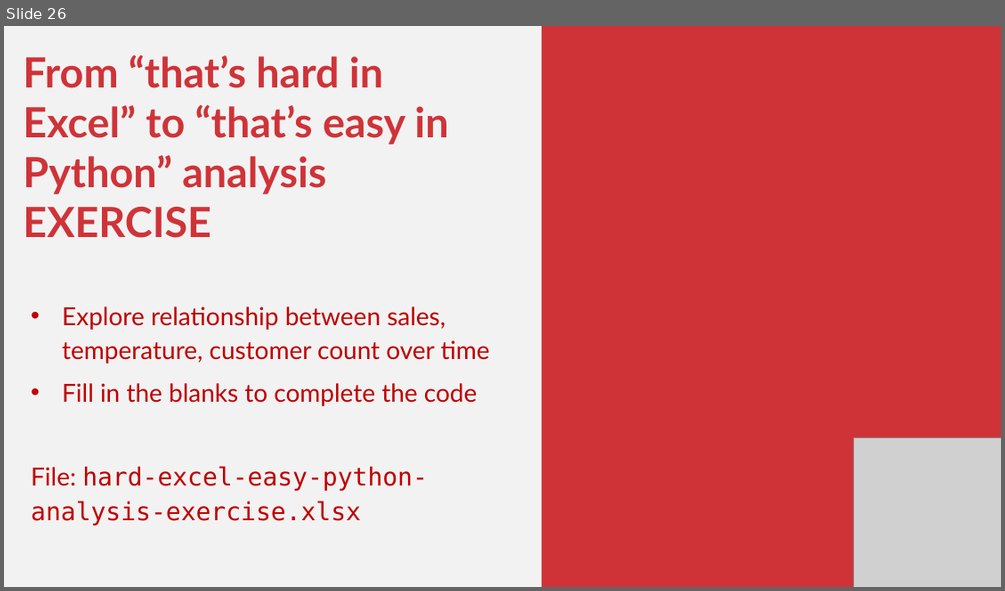
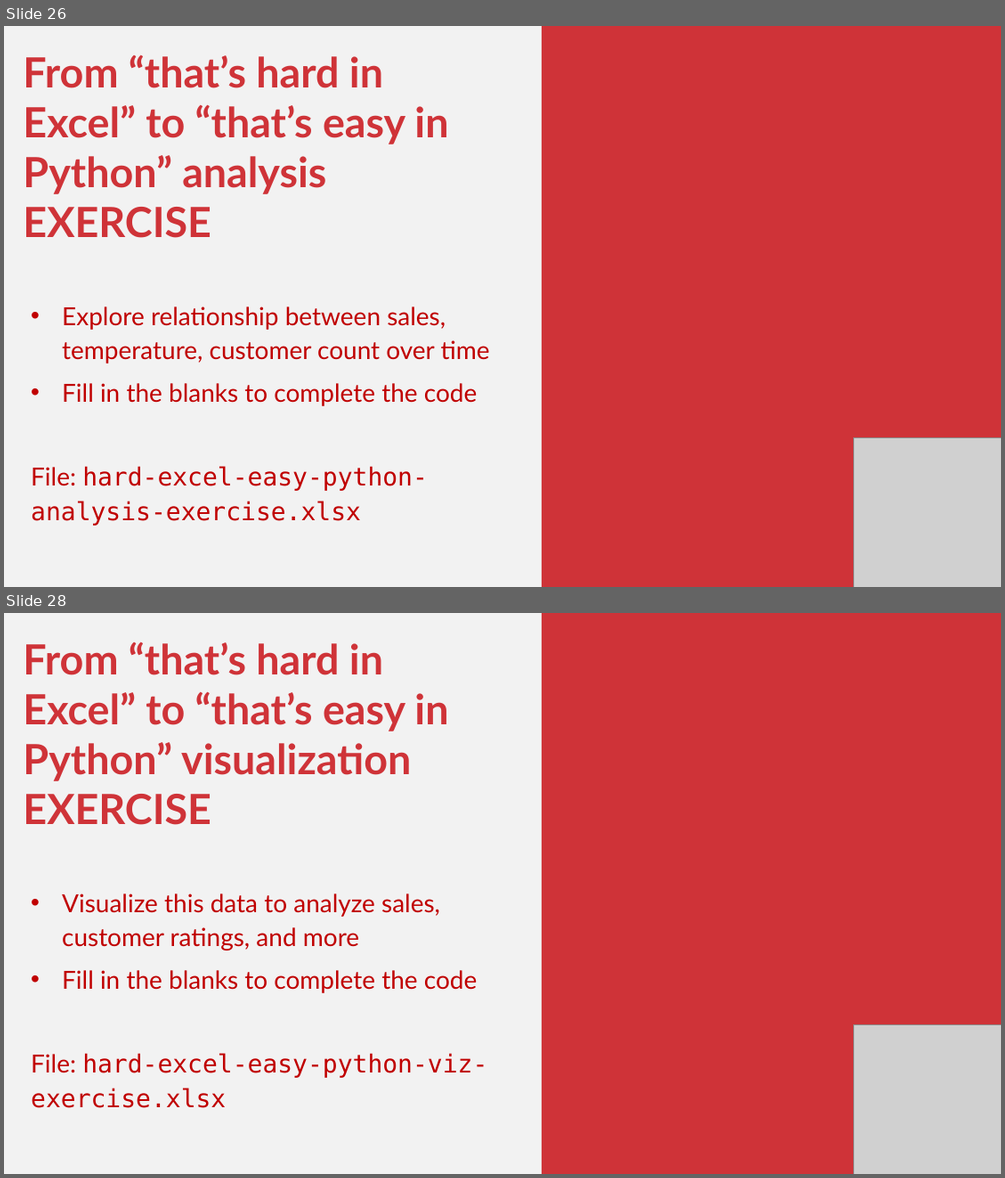
Before and after one commit to stringfestdata/xlgs-mc-2025, a slide deck: excel-power-tools-gxls-2025.pptx. Shown one above the other, each under a label of ours: slide 26 before the commit, slides 26 and 28 after it; the slides between them are not shown. The pictures are 1005x591 and 1005x1178 pixels, drawn with LibreOffice and Linux fonts; fonts in the diff are those of the drawing; grey boxes stand for pictures. Boxes give left, top, right and bottom in pixels: in the first picture for what was removed or moved away, otherwise in the second. Text is boxed around its words. In the diff, an @@ line names an element or a change of style, - is before the commit and + after.

```diff
--- a/excel-power-tools-gxls-2025.pptx
+++ b/excel-power-tools-gxls-2025.pptx
@@ slide 28 added at <box>4,613,1001,1174</box>, background #F2F2F2 @@
@@ rectangle added at <box>542,613,1001,1174</box>, fill #CF3338 @@
@@ text added at <box>23,642,487,1108</box>, 36 pt, text #C00000 @@
+From “that’s hard in Excel” to “that’s easy in Python” visualization EXERCISE
+• Visualize this data to analyze sales, customer ratings, and more
+• Fill in the blanks to complete the code
+File: hard-excel-easy-python-viz-exercise.xlsx
@@ picture added at <box>853,1024,1001,1174</box> @@
```
Also in this commit, not shown: 6 slides changed, 27 other slides added, 5 slides removed, 56 other files.
